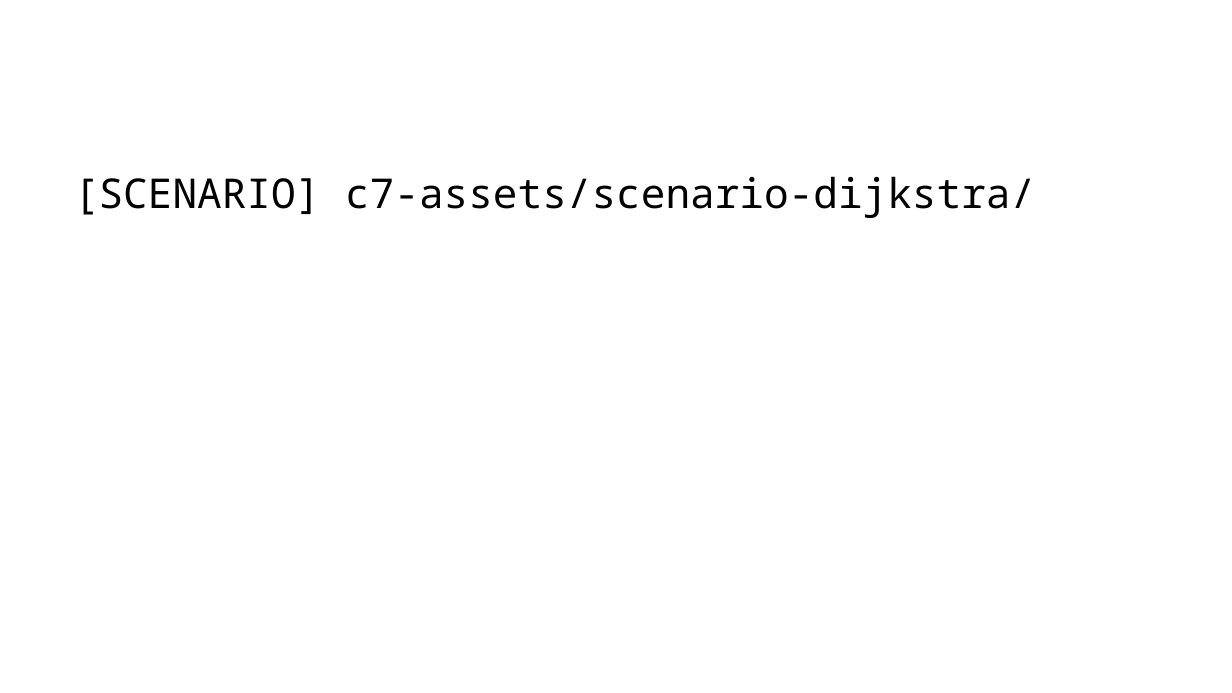
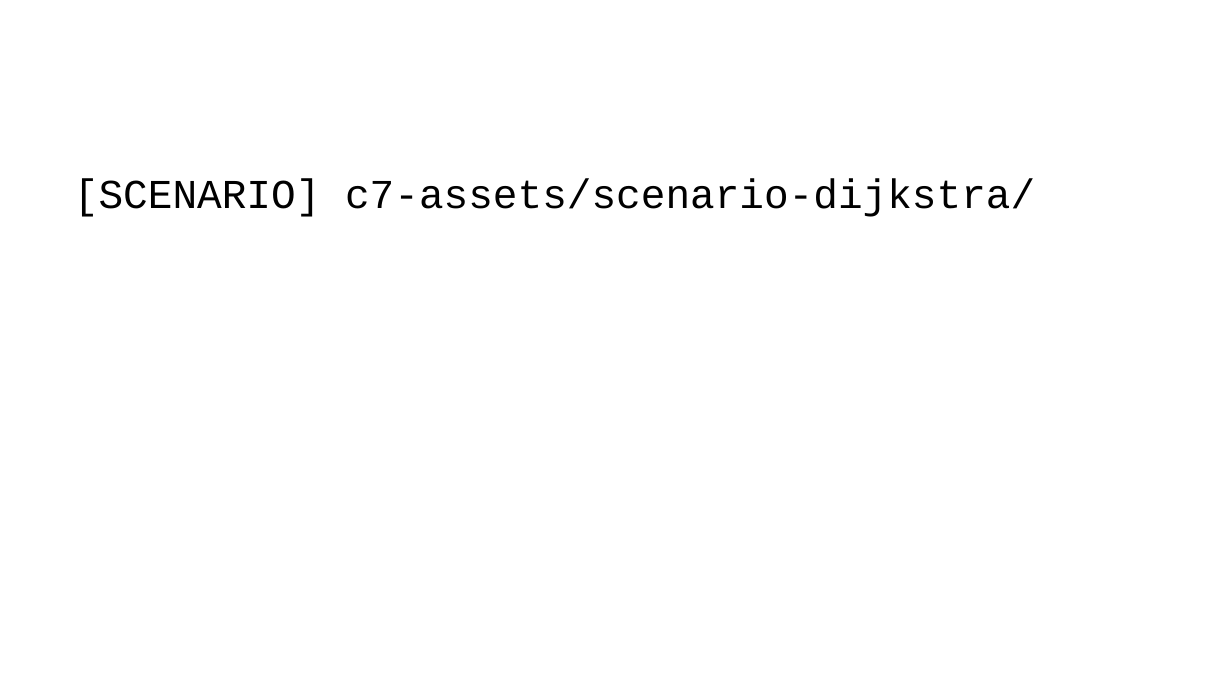
Before and after one commit to hypothetical-andrei/compnet-live-2026, a slide deck: slide 26 of c7/c7-protocoale-de-rutare.pptx. Drawn at 1232x693 pixels with LibreOffice and Linux fonts; fonts in the diff are those of the drawing. Boxes give left, top, right and bottom in pixels: in the first picture for what was removed or moved away, otherwise in the second. Text is boxed around its words. In the diff, an @@ line names an element or a change of style, - is before the commit and + after.

```diff
--- a/c7/c7-protocoale-de-rutare.pptx
+++ b/c7/c7-protocoale-de-rutare.pptx
@@ text "[SCENARIO] c7-assets/scenario-dijkstra/" at [74,179,1035,217]: font Noto Sans Mono to Courier New @@
```
Also in this commit, not shown: 6 other slides changed, 58 other files.
